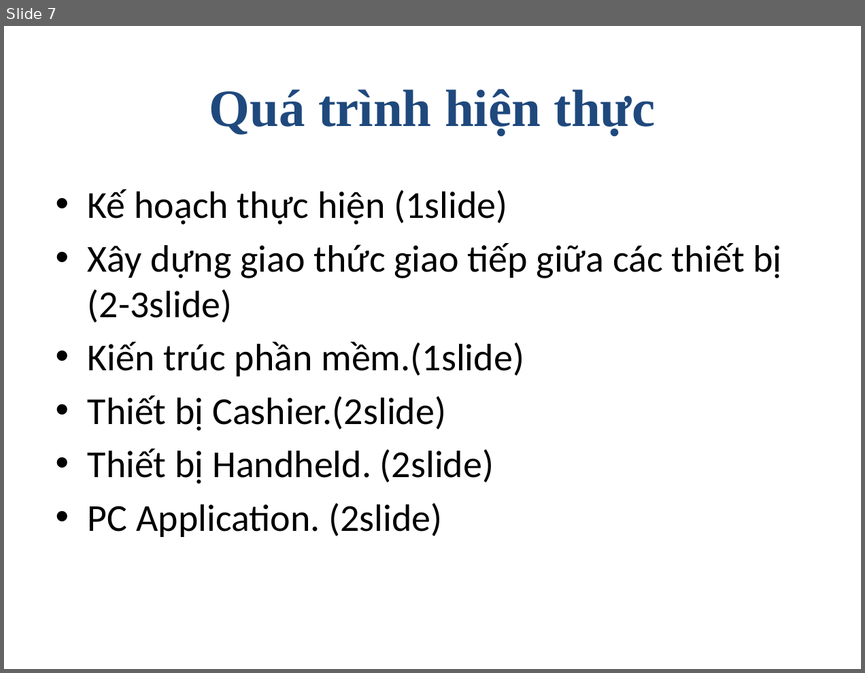
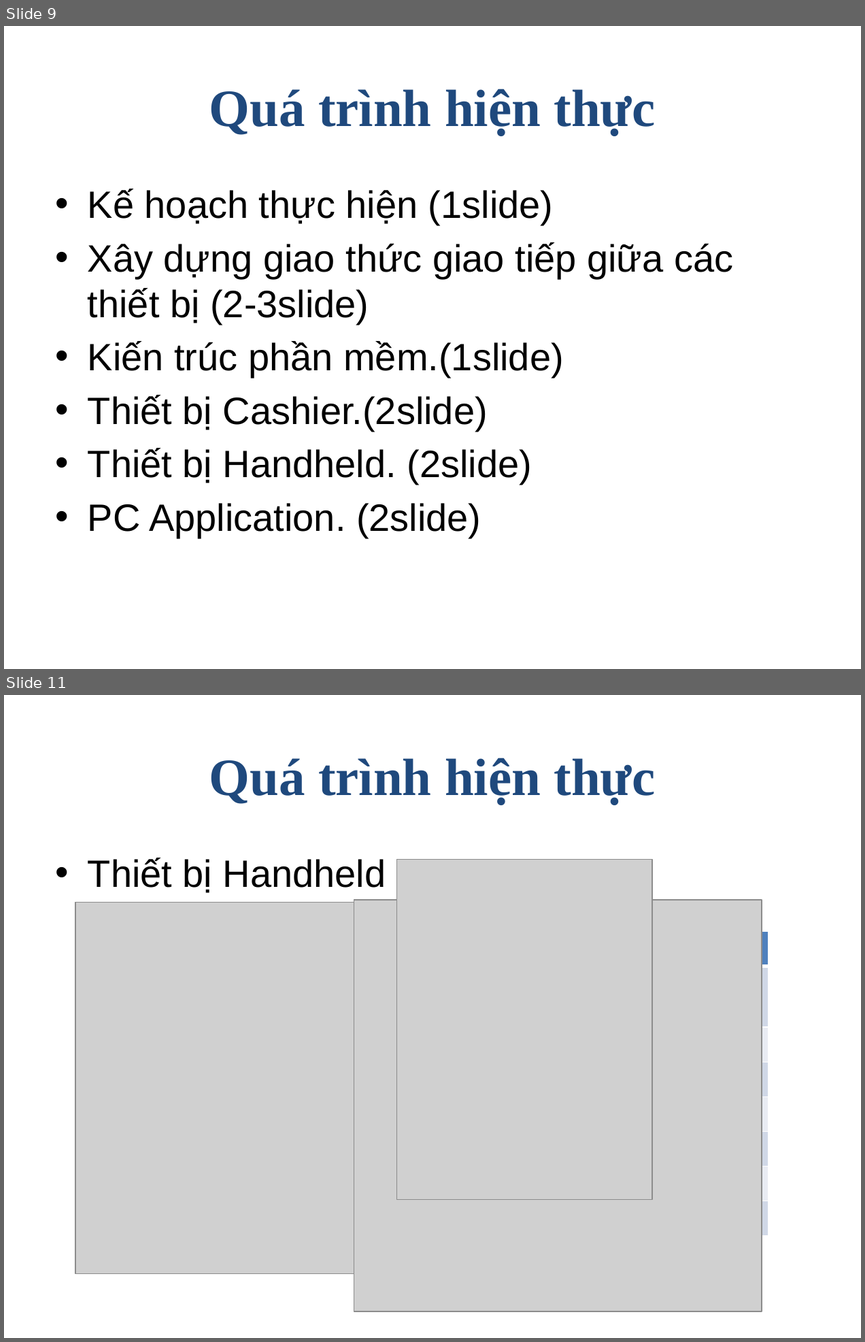
Before and after one commit to golf2109/zigbee-in-supermaket, a slide deck: docs/Report/Queue-Busting.pptx. Shown one above the other, each under a label of ours: slide 7 before the commit, slides 9 and 11 after it; the slides between them are not shown. The pictures are 865x673 and 865x1342 pixels, drawn with LibreOffice and Linux fonts; fonts in the diff are those of the drawing; grey boxes stand for pictures. Boxes give left, top, right and bottom in pixels: in the first picture for what was removed or moved away, otherwise in the second. Text is boxed around its words. In the diff, an @@ line names an element or a change of style, - is before the commit and + after.

```diff
--- a/docs/Report/Queue-Busting.pptx
+++ b/docs/Report/Queue-Busting.pptx
@@ slide 11 added at [4, 695, 861, 1338], background #FFFFFF @@
@@ title added at [209, 758, 655, 805], 44 pt, text #1F497D, bold @@
+Quá trình hiện thực
@@ text added at [88, 858, 386, 893], 32 pt, text #000000 @@
+• Thiết bị Handheld
@@ picture added at [396, 860, 652, 1200] @@
@@ picture added at [75, 902, 368, 1273] @@
@@ picture added at [354, 900, 762, 1311] @@
@@ table added at [468, 932, 768, 1235], 8 rows, 2 columns @@
+Number | 1byte
+The order of last basket | 1byte
+Length | 2byte
+Flag | 1byte
+Data | Length (bytes)
+Flag | 1byte
+Data | Length (bytes)
+… | …
@@ what was slide 7 is now slide 9 @@
@@ slide 9 changed as well @@
@@ text "Kế hoạch thực hiện (1slide)" at [88, 189, 733, 537]: font Calibri to Arial @@
```
Also in this commit, not shown: 8 other slides changed, 3 other slides added.
